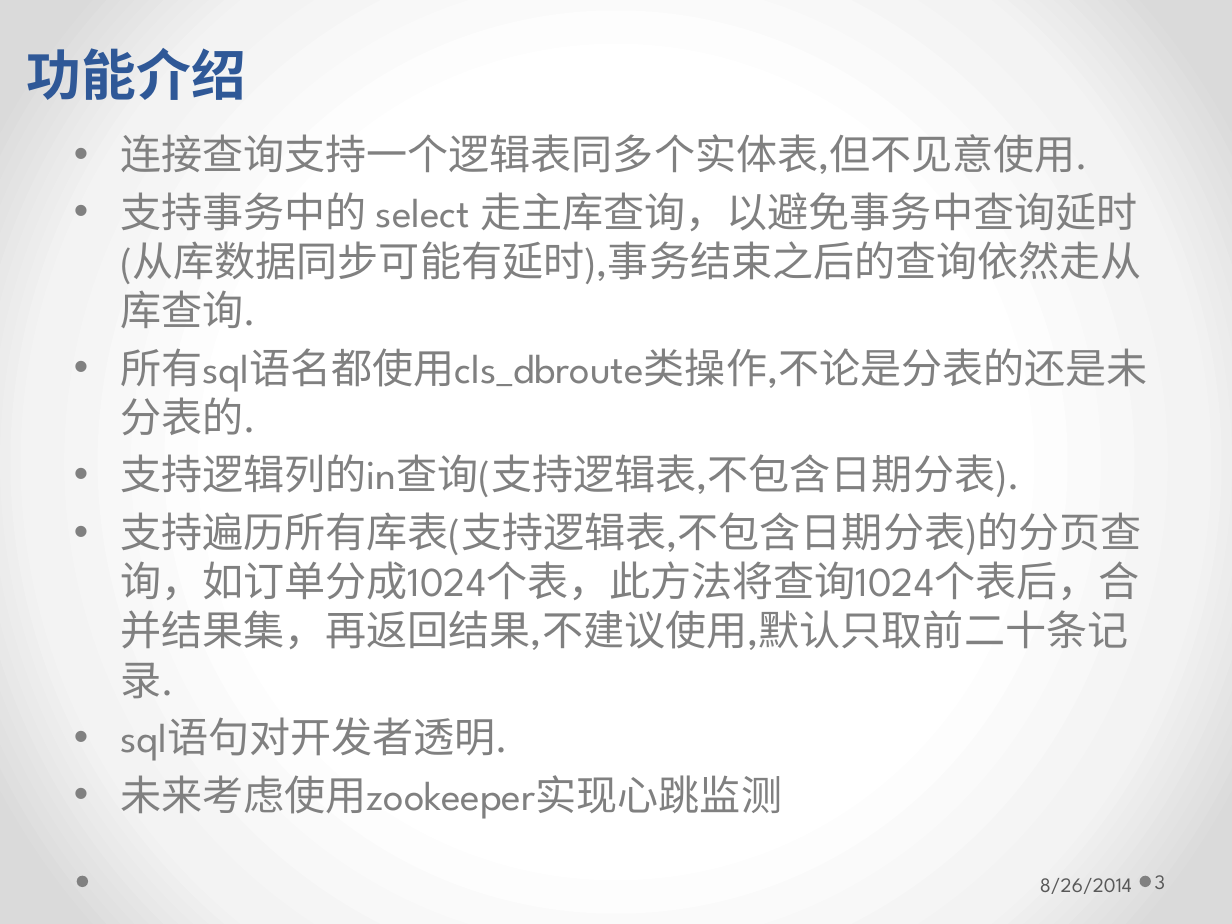
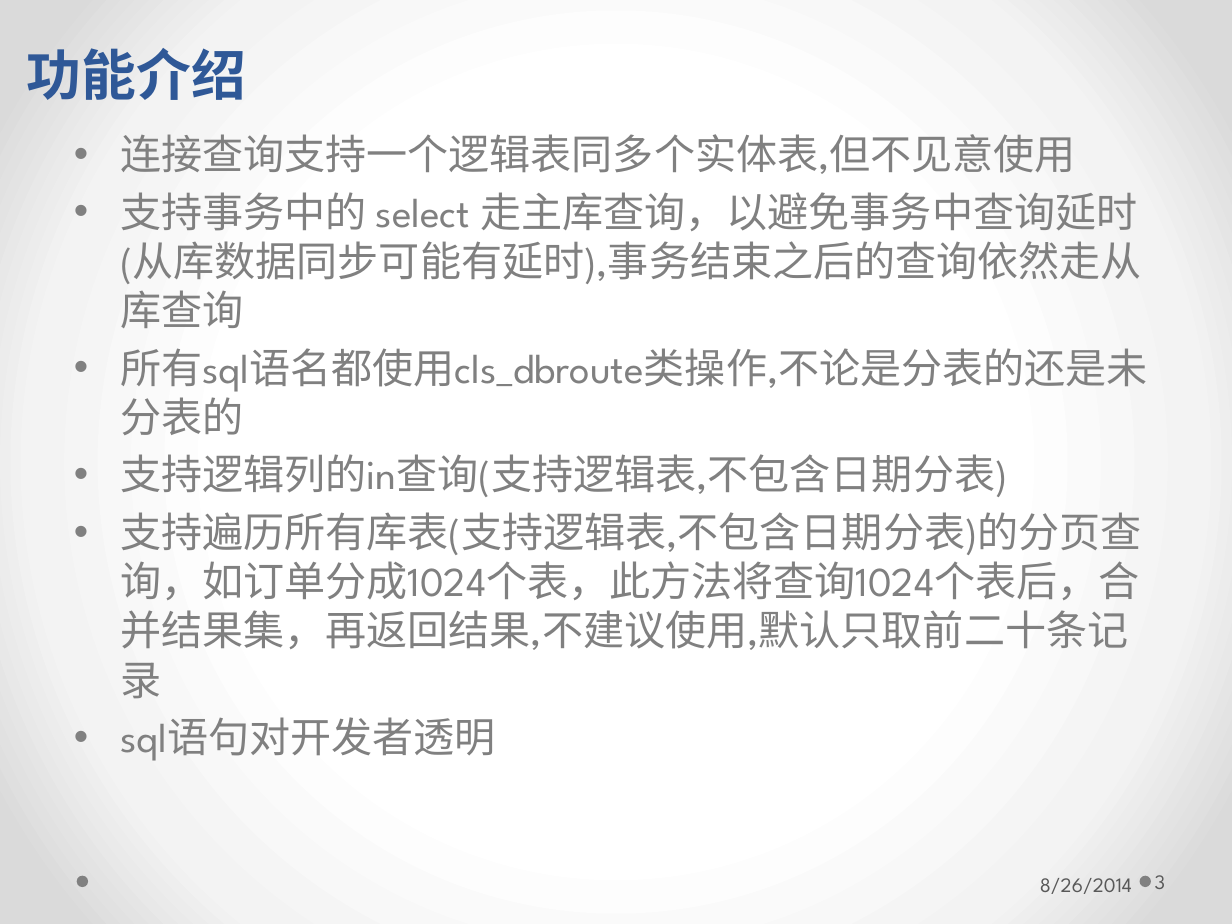
Before and after one commit to longhaisheng/dbroute, a slide deck: slide 3 of dbroute.pptx. Drawn at 1232x924 pixels with LibreOffice and Linux fonts; fonts in the diff are those of the drawing. Boxes give left, top, right and bottom in pixels: in the first picture for what was removed or moved away, otherwise in the second. Text is boxed around its words. In the diff, an @@ line names an element or a change of style, - is before the commit and + after.

```diff
--- a/dbroute.pptx
+++ b/dbroute.pptx
@@ text at box(120, 134, 1148, 761): text changed @@
-• 连接查询支持一个逻辑表同多个实体表,但不见意使用.
-• 支持事务中的 select 走主库查询，以避免事务中查询延时(从库数据同步可能有延时),事务结束之后的查询依然走从库查询.
-• 所有sql语名都使用cls_dbroute类操作,不论是分表的还是未分表的.
-• 支持逻辑列的in查询(支持逻辑表,不包含日期分表).
-• 支持遍历所有库表(支持逻辑表,不包含日期分表)的分页查询，如订单分成1024个表，此方法将查询1024个表后，合并结果集，再返回结果,不建议使用,默认只取前二十条记录.
-• sql语句对开发者透明.
-• 未来考虑使用zookeeper实现心跳监测
+• 连接查询支持一个逻辑表同多个实体表,但不见意使用
+• 支持事务中的 select 走主库查询，以避免事务中查询延时(从库数据同步可能有延时),事务结束之后的查询依然走从库查询
+• 所有sql语名都使用cls_dbroute类操作,不论是分表的还是未分表的
+• 支持逻辑列的in查询(支持逻辑表,不包含日期分表)
+• 支持遍历所有库表(支持逻辑表,不包含日期分表)的分页查询，如订单分成1024个表，此方法将查询1024个表后，合并结果集，再返回结果,不建议使用,默认只取前二十条记录
+• sql语句对开发者透明
```
Also in this commit, not shown: 5 other slides changed.
